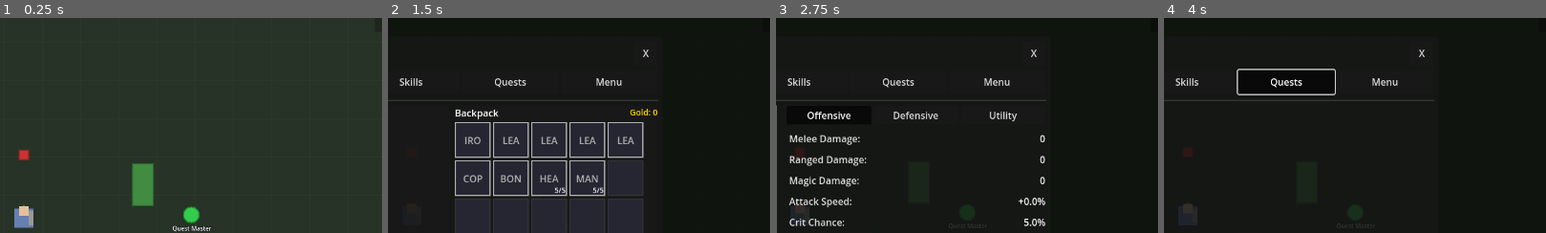
Above: before the commit, frames 1-4 (left to right).
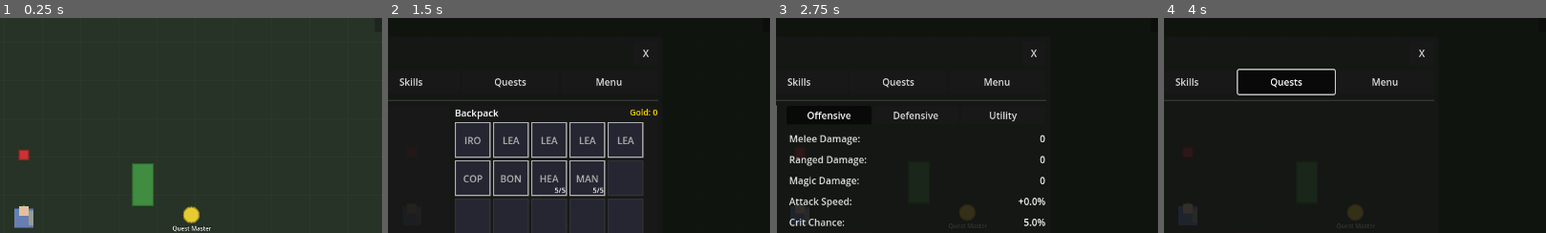
Above: after the commit, the same moments.

Repository: MatousHruska/MobileTestia
Game: Godot game, scene res://scenes/world/test_zone.tscn
The game is run twice, just before and just after one commit, with the same random seed, the same clock (stepped at 60 frames per second) and the same inputs.
Inputs:
- Up to frame 1 (0.25 s): no input
- Up to frame 2 (1.5 s): click "☰" at 0.5 s; click "Inventory" at 1.25 s
- Up to frame 3 (2.75 s): click "Stats" at 2 s
- Up to frame 4 (4 s): click "Skills" at 2.75 s; click "Quests" at 3.5 s
The pictures show only the part of the screen within x 47-97%, y 4-54%; the shares and areas given below are measured in that part.

The runs differ from the first frame. In frame 1, 0.3% of the frame differs, in the area x 47-53%, y 87-96%; in frame 2, nothing differs; in frame 3, 0.2%; in frame 4, 0.2%.

Commit message:
Improve interaction UI and NPC visuals
UI improvements:
- Move Interact button to right side above Attack button
- Position: right edge, 10px above attack actions
- Cleaner layout grouped with action buttons

Visual improvements:
- Change NPC placeholder from green to yellowish (0.9, 0.8, 0.2)
- Makes friendly NPCs more distinct from environment

Code cleanup:
- Remove all debug logging from HUD
- Clean up interaction detection code
- Simpler, production-ready implementation

Diff:
--- a/scenes/ui/hud/game_hud.tscn
+++ b/scenes/ui/hud/game_hud.tscn
@@ -62,22 +62,6 @@
 joystick_radius = 80.0
 knob_radius = 40.0
 
-[node name="InteractButton" type="Button" parent="Controls"]
-visible = false
-layout_mode = 1
-anchors_preset = 8
-anchor_left = 0.5
-anchor_top = 0.5
-anchor_right = 0.5
-anchor_bottom = 0.5
-offset_left = -60.0
-offset_top = -220.0
-offset_right = 60.0
-offset_bottom = -170.0
-grow_horizontal = 2
-grow_vertical = 2
-text = "Interact"
-
 [node name="ActionButtons" type="Control" parent="Controls"]
 layout_mode = 1
 anchors_preset = 3
@@ -90,6 +74,15 @@
 grow_horizontal = 0
 grow_vertical = 0
 mouse_filter = 2
+
+[node name="InteractButton" type="Button" parent="Controls/ActionButtons"]
+visible = false
+layout_mode = 0
+offset_left = 100.0
+offset_top = -10.0
+offset_right = 180.0
+offset_bottom = 30.0
+text = "Interact"
 
 [node name="AttackButton" type="Control" parent="Controls/ActionButtons"]
 layout_mode = 0
--- a/scripts/npc/friendly_npc.gd
+++ b/scripts/npc/friendly_npc.gd
@@ -72,9 +72,9 @@
 	})
 
 
-## Override placeholder color - GREEN for friendly
+## Override placeholder color - YELLOW for friendly
 func _get_placeholder_color() -> Color:
-	return Color(0.2, 0.8, 0.3)  ## Green
+	return Color(0.9, 0.8, 0.2)  ## Yellowish
 
 
 ## Override display name
--- a/scripts/ui/hud.gd
+++ b/scripts/ui/hud.gd
@@ -10,7 +10,7 @@
 @onready var joystick: VirtualJoystick = $Controls/JoystickArea/VirtualJoystick
 @onready var attack_button: ActionButton = $Controls/ActionButtons/AttackButton
 @onready var dodge_button: ActionButton = $Controls/ActionButtons/DodgeButton
-@onready var interact_button: Button = $Controls/InteractButton
+@onready var interact_button: Button = $Controls/ActionButtons/InteractButton
 @onready var player_frame: Control = $PlayerFrame
 @onready var menu_button: Button = $MenuButton/Button
 
@@ -32,7 +32,6 @@
 ## Nearby interactable NPC
 var nearby_npc: Node = null
 var _last_nearby_npc: Node = null
-var _debug_frame_counter: int = 0
 
 
 func _ready() -> void:
@@ -41,12 +40,6 @@
 	_connect_to_game_manager()
 	_connect_to_player_stats()
 	_setup_controls()
-
-	# Debug: Check if interact button exists
-	if interact_button:
-		Debug.info("UI", "Interact button found and ready")
-	else:
-		Debug.warn("UI", "Interact button is NULL in _ready()!")
 
 
 func _process(_delta: float) -> void:
@@ -233,7 +226,6 @@
 
 func _on_interact_pressed() -> void:
 	if nearby_npc and nearby_npc.has_method("interact"):
-		Debug.log("UI", "Interact button pressed")
 		nearby_npc.interact()
 
 
@@ -278,22 +270,7 @@
 
 ## Interaction handling
 func _update_interact_button() -> void:
-	# Debug: Print every 120 frames (2 seconds) to verify function is running
-	_debug_frame_counter += 1
-	if _debug_frame_counter == 120:
-		Debug.log("UI", "_update_interact_button is running | interact_button: %s | Game.is_playing: %s | NPCManager: %s | friendlies: %d" % [
-			interact_button != null,
-			Game.is_playing,
-			NPCManager != null,
-			NPCManager.all_friendlies.size() if NPCManager else 0
-		])
-		_debug_frame_counter = 0
-
-	if not interact_button:
-		Debug.warn("UI", "Interact button not found!")
-		return
-
-	if not Game.is_playing:
+	if not interact_button or not Game.is_playing:
 		return
 
 	# Find nearby interactable NPCs
@@ -301,44 +278,21 @@
 
 	if NPCManager:
 		for npc in NPCManager.all_friendlies:
-			if is_instance_valid(npc):
-				# Debug: Log NPC state every check cycle
-				if _debug_frame_counter == 1:  # Log once per cycle
-					Debug.log("UI", "Checking NPC: %s | is_interactable: %s | is_player_in_range: %s | is_interacting: %s | can_interact: %s" % [
-						npc.npc_name,
-						npc.is_interactable,
-						npc.is_player_in_range,
-						npc.is_interacting,
-						npc.can_interact() if npc.has_method("can_interact") else "N/A"
-					])
-
-				if npc.has_method("can_interact") and npc.can_interact():
-					nearby_npc = npc
-					# Log details when NPC changes
-					if nearby_npc != _last_nearby_npc:
-						Debug.info("UI", "Found nearby NPC", {
-							"name": npc.npc_name,
-							"is_interactable": npc.is_interactable,
-							"is_player_in_range": npc.is_player_in_range,
-							"can_interact": true
-						})
-					break
-
-	# Log when NPC changes
+			if is_instance_valid(npc) and npc.has_method("can_interact") and npc.can_interact():
+				nearby_npc = npc
+				break
+
+	# Track NPC changes
 	if nearby_npc != _last_nearby_npc:
-		if nearby_npc == null and _last_nearby_npc != null:
-			Debug.log("UI", "No nearby NPCs (was near: %s)" % _last_nearby_npc.npc_name)
 		_last_nearby_npc = nearby_npc
 
 	# Show/hide button based on nearby NPC
 	if nearby_npc:
 		if not interact_button.visible:
 			interact_button.visible = true
-			Debug.info("UI", "Interact button shown for: %s" % nearby_npc.npc_name)
 	else:
 		if interact_button.visible:
 			interact_button.visible = false
-			Debug.log("UI", "Interact button hidden")
 
 
 ## Debug
